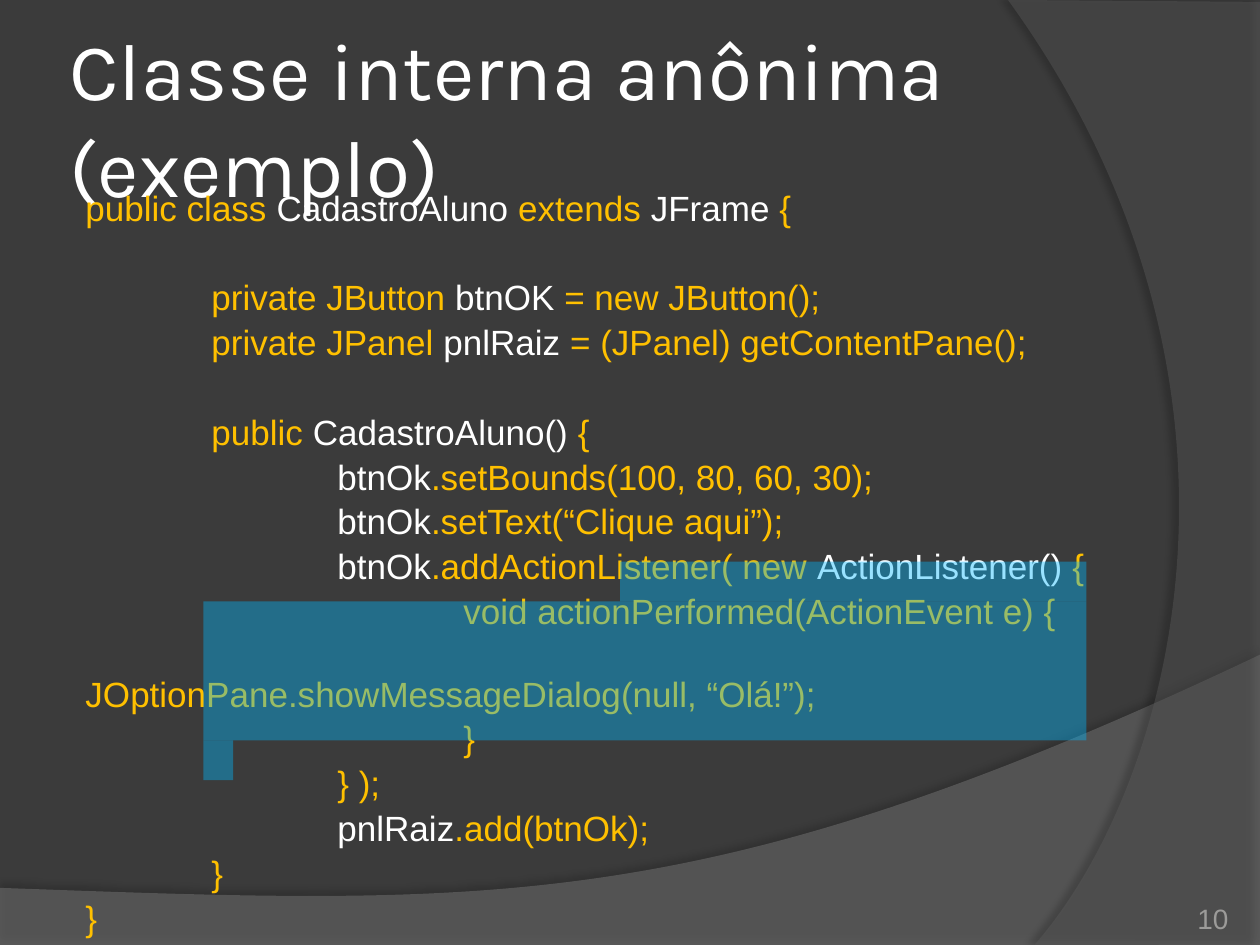
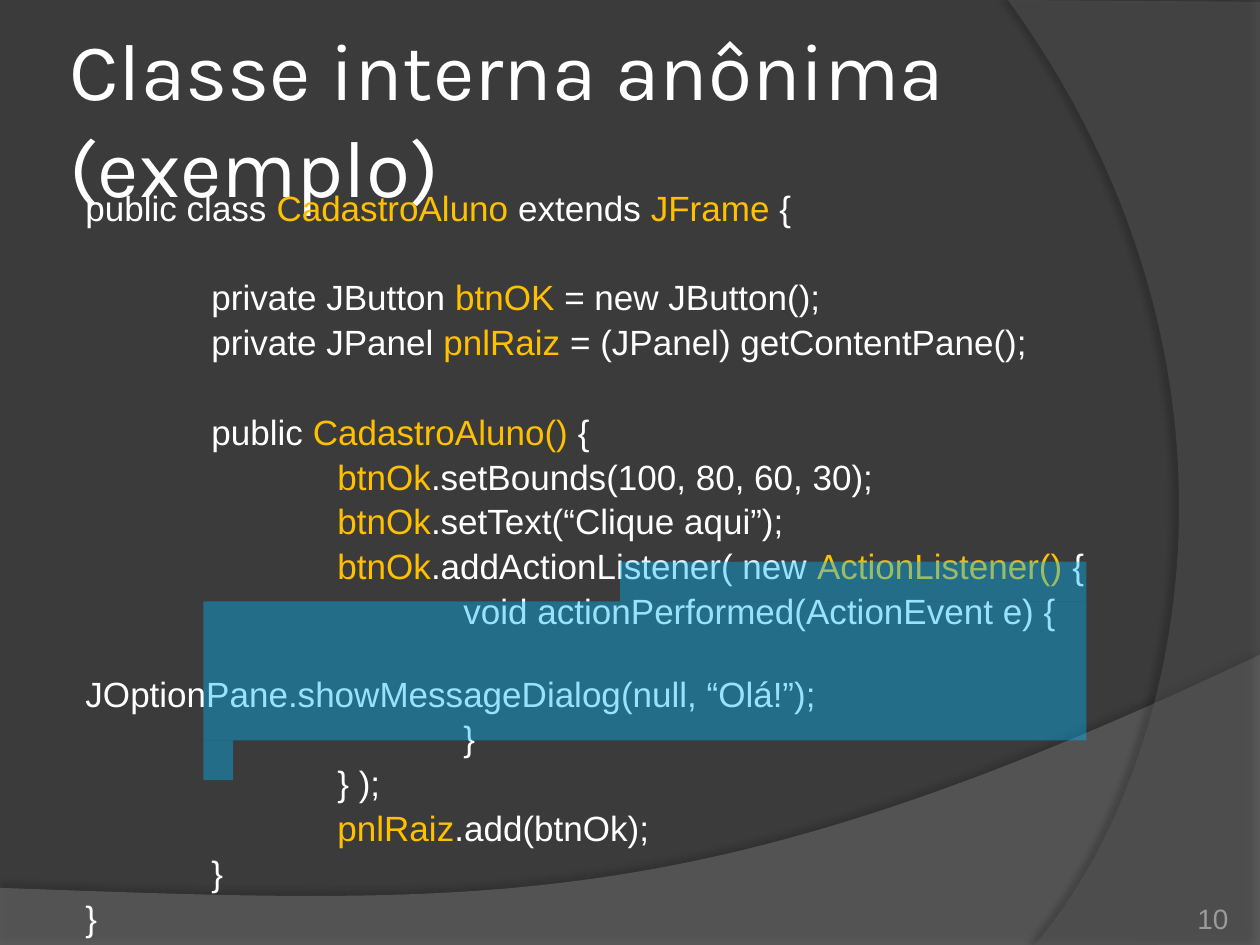
Before and after one commit to duchesqui/slzvieira-training, a slide deck: slide 10 of trunk/2-Java-Programmer-Modulo-II/01.Capitulo01.pptx. Drawn at 1260x945 pixels with LibreOffice and Linux fonts; fonts in the diff are those of the drawing. Boxes give left, top, right and bottom in pixels: in the first picture for what was removed or moved away, otherwise in the second. Text is boxed around its words. In the diff, an @@ line names an element or a change of style, - is before the commit and + after.

Commit message:
Ajustes de marcação de código exemplo. Texto comum branco, texto destaque amarelo.

```diff
--- a/trunk/2-Java-Programmer-Modulo-II/01.Capitulo01.pptx
+++ b/trunk/2-Java-Programmer-Modulo-II/01.Capitulo01.pptx
@@ text "public class CadastroAluno extends JFrame ..." at [85, 193, 1062, 713]: text colour #FFC000 to #FFFFFF in "public class extends {", "private JButton = new JButton();", "private JPanel = (JPanel) getContentPane();", "public {" and 10 more places; text colour #FFFFFF to #FFC000 in "CadastroAluno JFrame", "btnOK", "pnlRaiz", "CadastroAluno()" and 4 more places @@
```
Also in this commit, not shown: 9 other slides changed, 11 other files.
